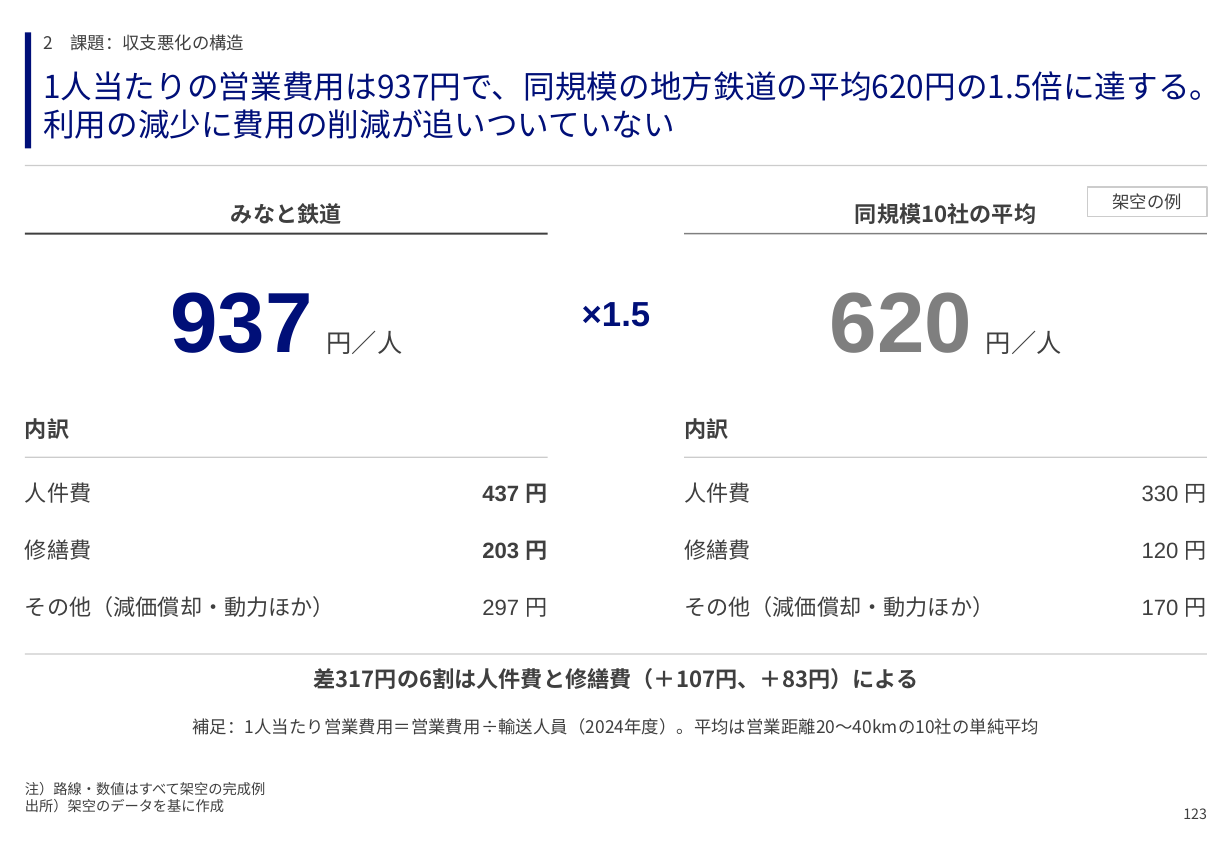
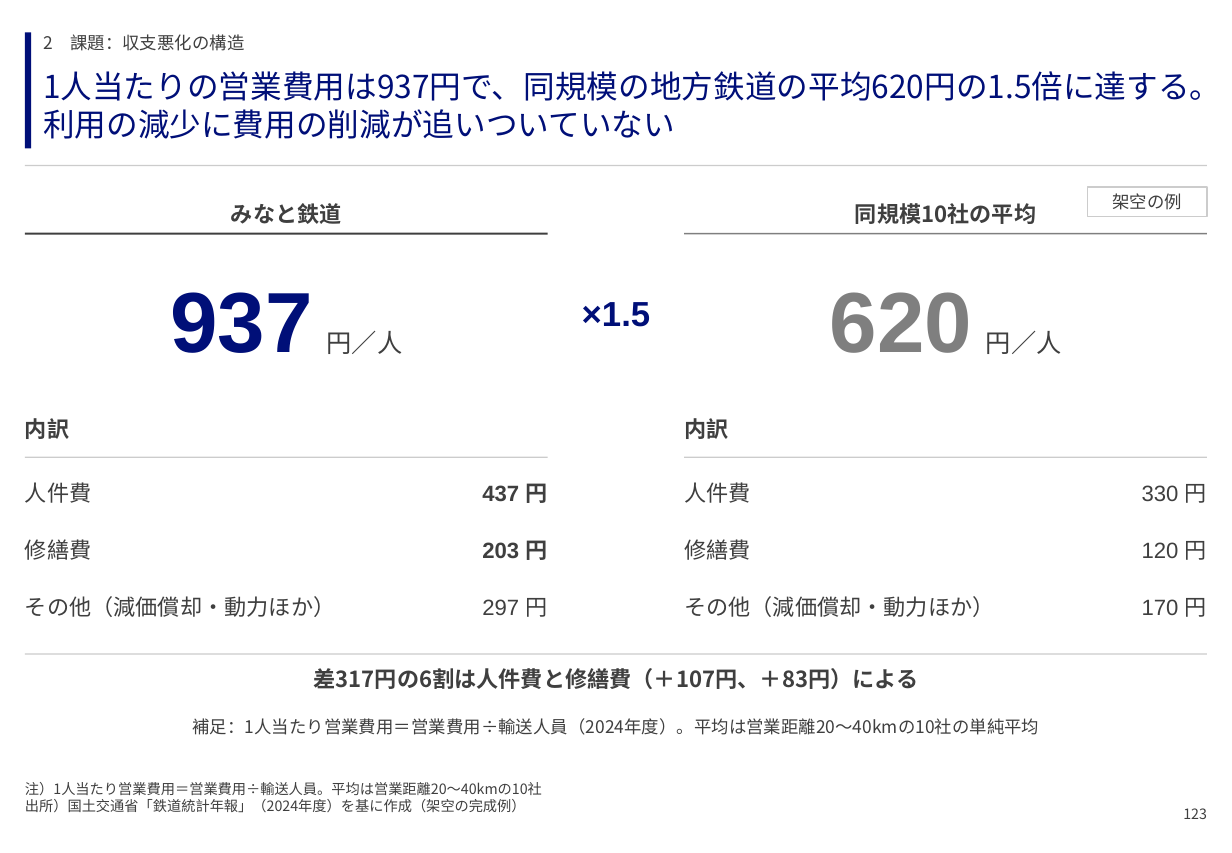
Before and after one commit to GontaHH/slide_builder, a slide deck: slide 125 of patterns/pattern-deck.pptx. Drawn at 1232x853 pixels with LibreOffice and Linux fonts; fonts in the diff are those of the drawing. Boxes give left, top, right and bottom in pixels: in the first picture for what was removed or moved away, otherwise in the second. Text is boxed around its words. In the diff, an @@ line names an element or a change of style, - is before the commit and + after.

```diff
--- a/patterns/pattern-deck.pptx
+++ b/patterns/pattern-deck.pptx
@@ text at box(25, 782, 542, 813): text changed @@
-注）路線・数値はすべて架空の完成例
-出所）架空のデータを基に作成
+注）1人当たり営業費用＝営業費用÷輸送人員。平均は営業距離20〜40kmの10社
+出所）国土交通省「鉄道統計年報」（2024年度）を基に作成（架空の完成例）
```
Also in this commit, not shown: 15 other slides changed, 1 other file.
